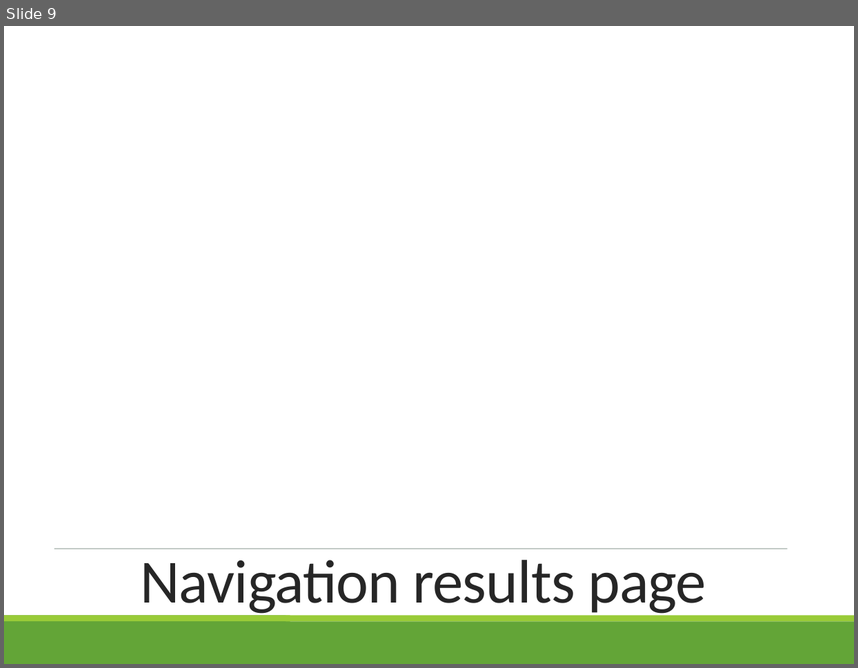
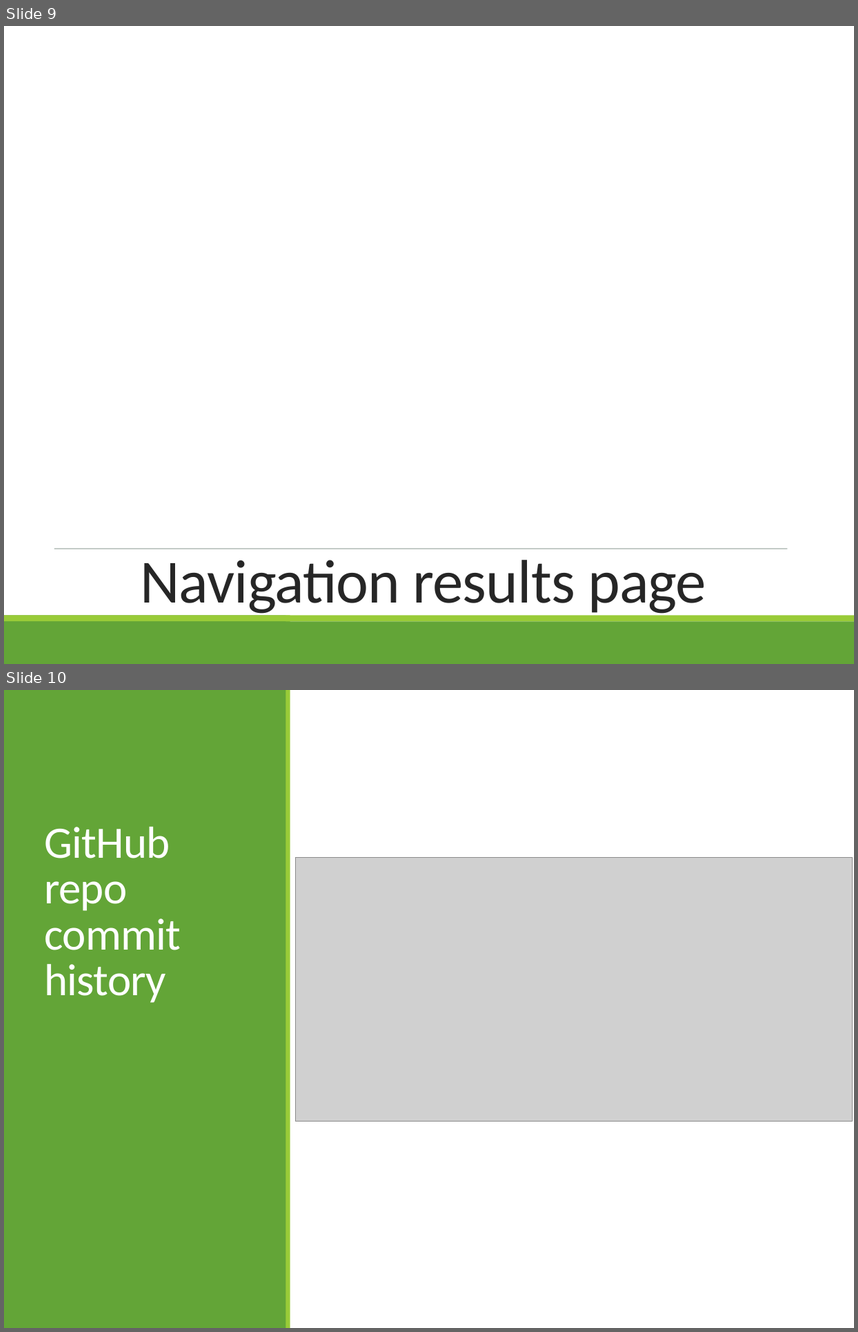
Before and after one commit to ADVsummer/CapstoneProjectB, a slide deck: Process book continuation PPT.pptx. Shown one above the other, each under a label of ours: slide 9 before the commit, slides 9 and 10 after it. The pictures are 858x668 and 858x1332 pixels, drawn with LibreOffice and Linux fonts; fonts in the diff are those of the drawing; grey boxes stand for pictures; background and template pictures are left out. Boxes give left, top, right and bottom in pixels: in the first picture for what was removed or moved away, otherwise in the second. Text is boxed around its words. In the diff, an @@ line names an element or a change of style, - is before the commit and + after.

```diff
--- a/Process book continuation PPT.pptx
+++ b/Process book continuation PPT.pptx
@@ slide 10 added at bbox=[4, 690, 854, 1328], background #FFFFFF; not listed: 2 template elements that a slide beside it also shows @@
@@ title added at bbox=[45, 827, 181, 1003], 38 pt, text #FFFFFF @@
+GitHub repo commit history
@@ picture added at bbox=[296, 858, 853, 1121] @@
```
Also in this commit, not shown: 6 other slides added, 25 other files.
